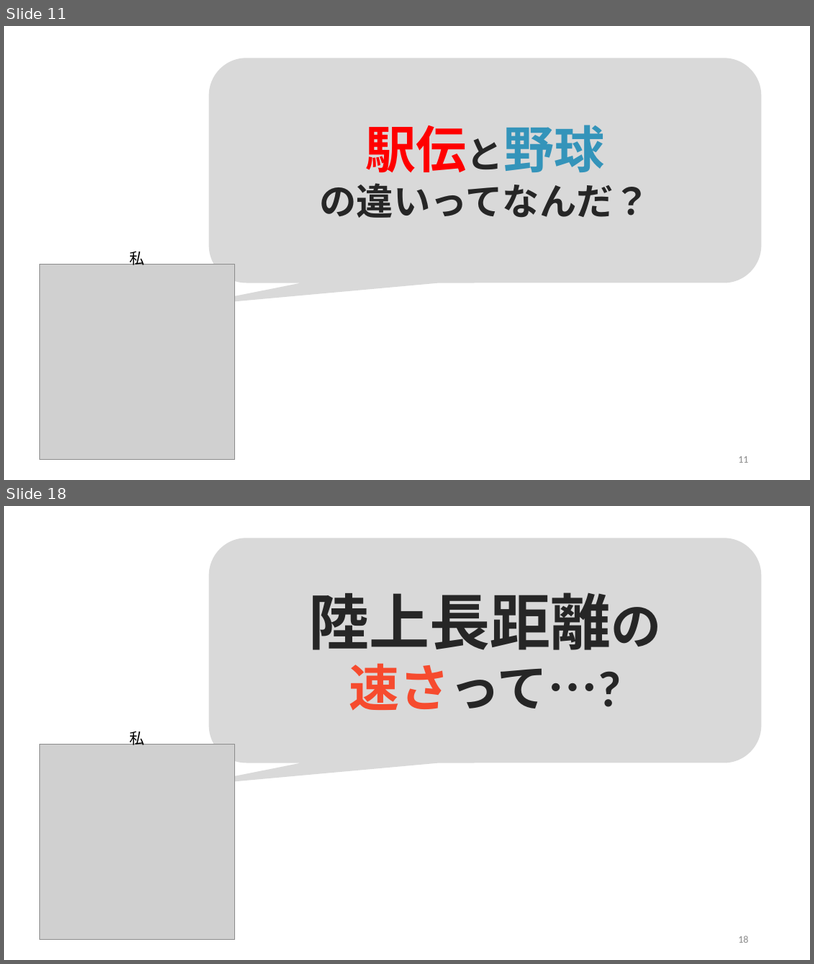
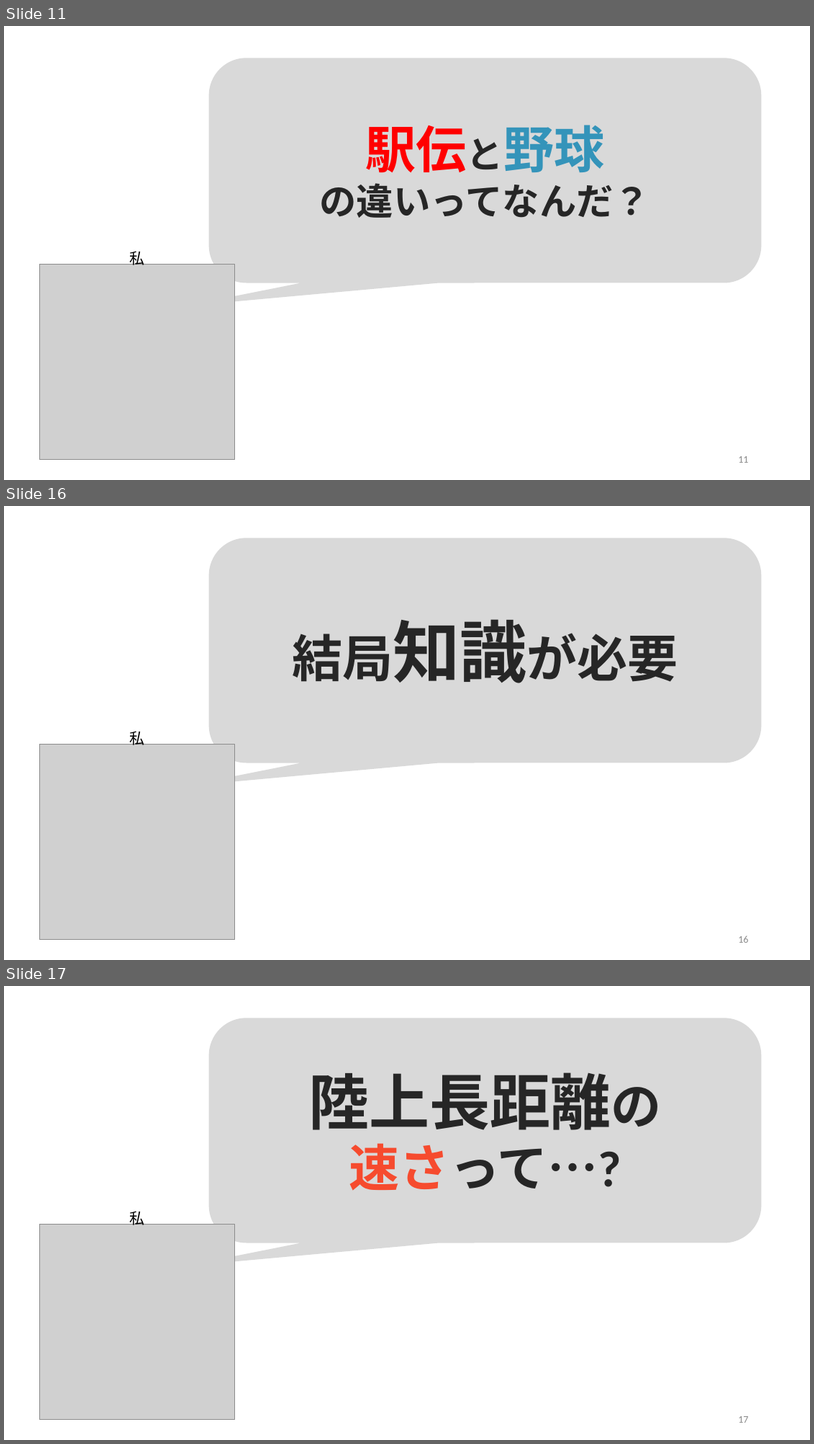
Before and after one commit to yamada-ai/java-prac, a slide deck: 2025_0131_箱根駅伝_aa.pptx. Shown one above the other, each under a label of ours: slides 11 and 18 before the commit, slides 11, 16 and 17 after it; the slides between them are not shown. The pictures are 814x964 and 814x1444 pixels, drawn with LibreOffice and Linux fonts; fonts in the diff are those of the drawing; grey boxes stand for pictures. Boxes give left, top, right and bottom in pixels: in the first picture for what was removed or moved away, otherwise in the second. Text is boxed around its words. In the diff, an @@ line names an element or a change of style, - is before the commit and + after.

```diff
--- a/2025_0131_箱根駅伝_aa.pptx
+++ b/2025_0131_箱根駅伝_aa.pptx
@@ slide 16 added at box(4, 506, 810, 960), background #FFFFFF @@
@@ rounded speech box added at box(209, 538, 762, 763), fill #D9D9D9, 60 pt, text #262626, bold @@
+結局知識が必要
@@ text added at box(129, 731, 144, 745), 18 pt, text #000000 @@
+私
@@ picture added at box(40, 744, 234, 939) @@
@@ page number added at box(738, 936, 748, 942), 12 pt, text #8C8C8C @@
+16
@@ what was slide 18 is now slide 17 @@
@@ page number at box(738, 1416, 748, 1422): text changed @@
-18
+17
```
Also in this commit, not shown: 4 slides changed, 4 other slides added, 2 slides removed, 1 other file.
